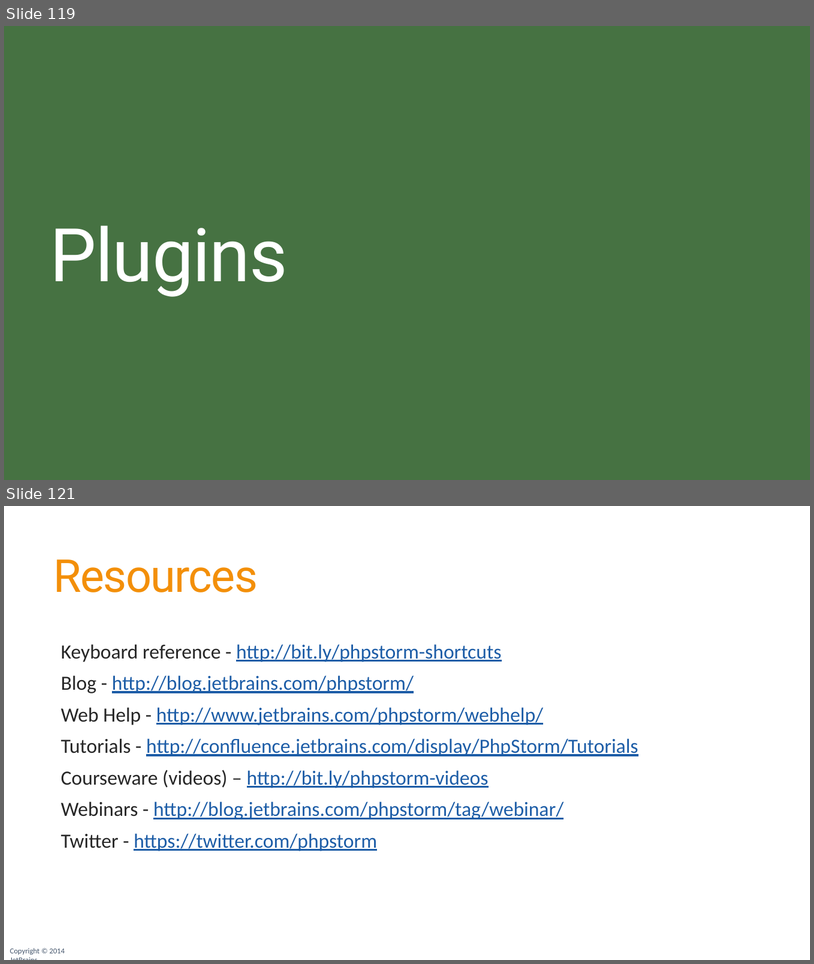
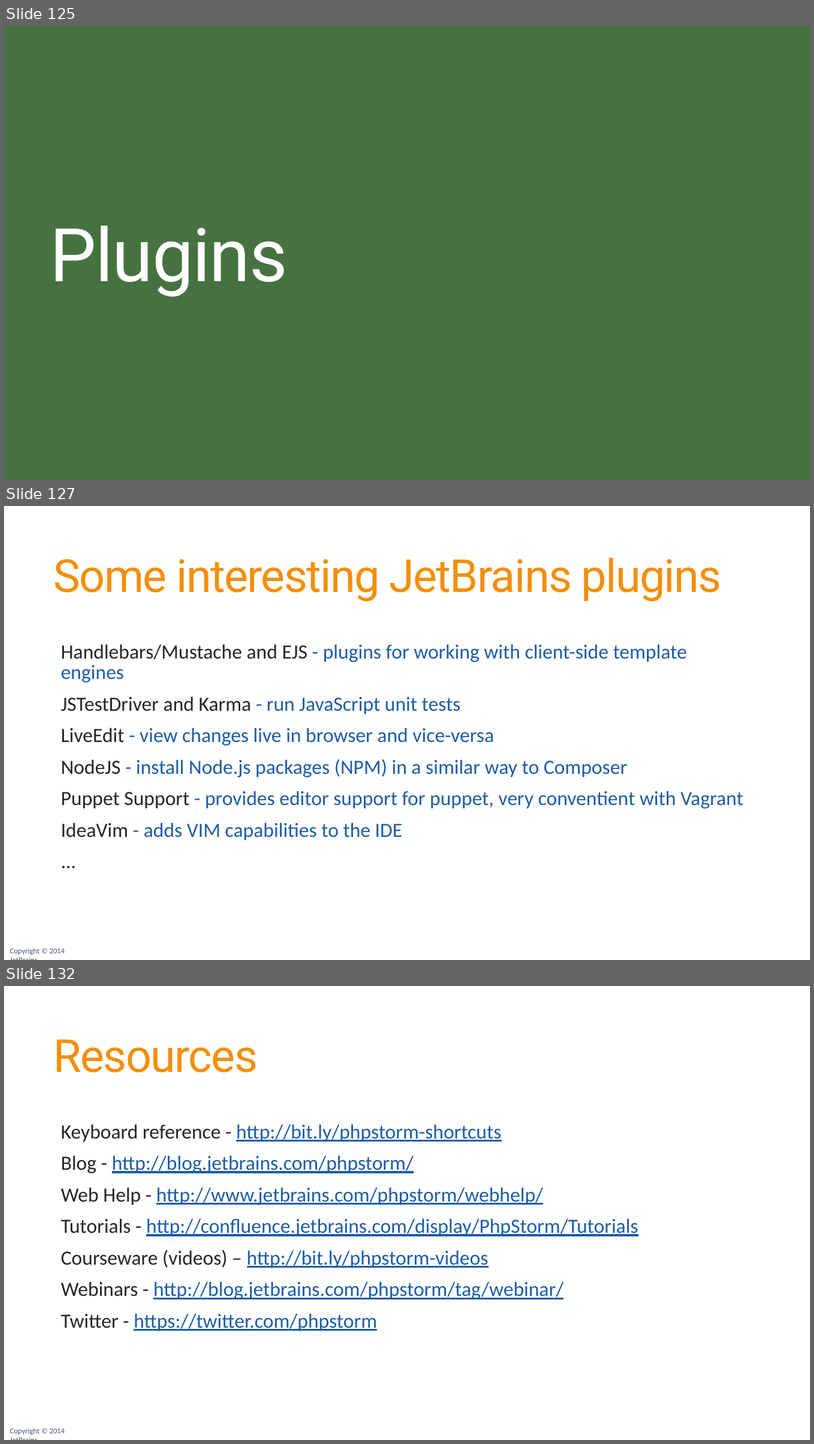
Before and after one commit to JetBrains/phpstorm-workshop, a slide deck: PhpStorm Workshop.pptx. Shown one above the other, each under a label of ours: slides 119 and 121 before the commit, slides 125, 127 and 132 after it; the slides between them are not shown. The pictures are 814x964 and 814x1444 pixels, drawn with LibreOffice and Linux fonts; fonts in the diff are those of the drawing; background and template pictures are left out. Boxes give left, top, right and bottom in pixels: in the first picture for what was removed or moved away, otherwise in the second. Text is boxed around its words. In the diff, an @@ line names an element or a change of style, - is before the commit and + after.

Commit message:
Updated slide deck with Tools and Plugins

```diff
--- a/PhpStorm Workshop.pptx
+++ b/PhpStorm Workshop.pptx
@@ slide 127 added at box(4, 506, 810, 960), background #FFFFFF; not listed: 1 template element that a slide beside it also shows @@
@@ title added at box(54, 558, 722, 601), 54 pt, text #F38F09 @@
+Some interesting JetBrains plugins
@@ text added at box(61, 644, 744, 840), 24 pt, text #1D5DA7 @@
+  Handlebars/Mustache and EJS - plugins for working with client-side template engines
+  JSTestDriver and Karma - run JavaScript unit tests
+  LiveEdit - view changes live in browser and vice-versa
+  NodeJS - install Node.js packages (NPM) in a similar way to Composer
+  Puppet Support - provides editor support for puppet, very conventient with Vagrant
+  IdeaVim - adds VIM capabilities to the IDE
+  ...
@@ what was slide 119 is now slide 125 @@
@@ what was slide 121 is now slide 132 @@
```
Also in this commit, not shown: 3 slides changed, 10 other slides added.
